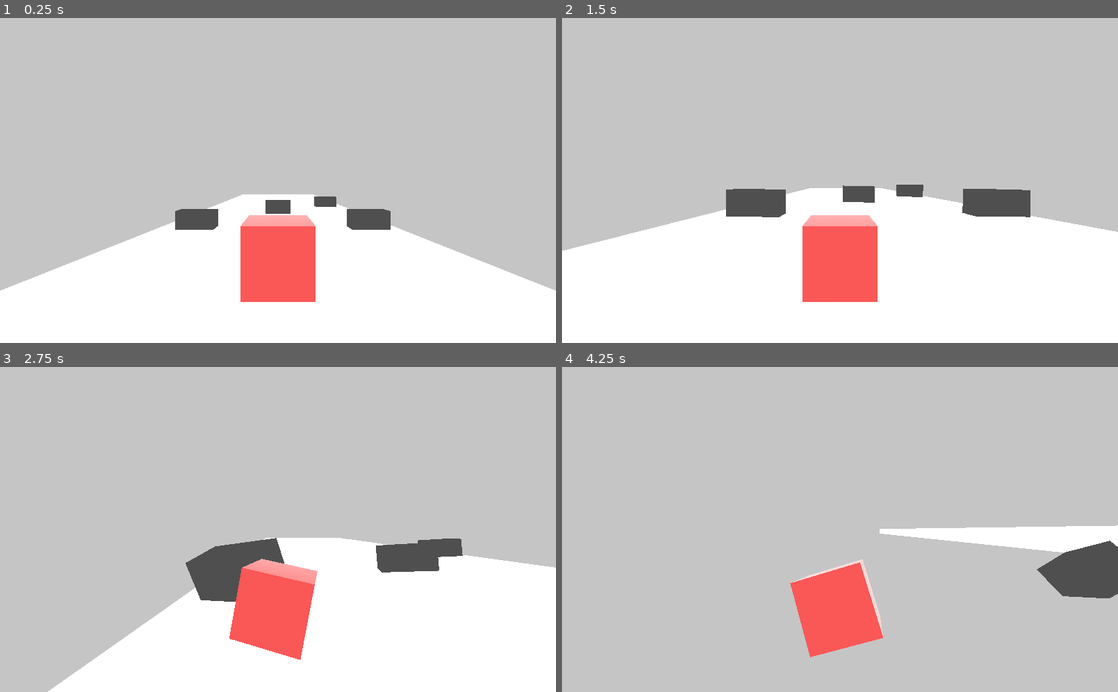
Above: before the commit, frames 1-4 (two rows, left to right).
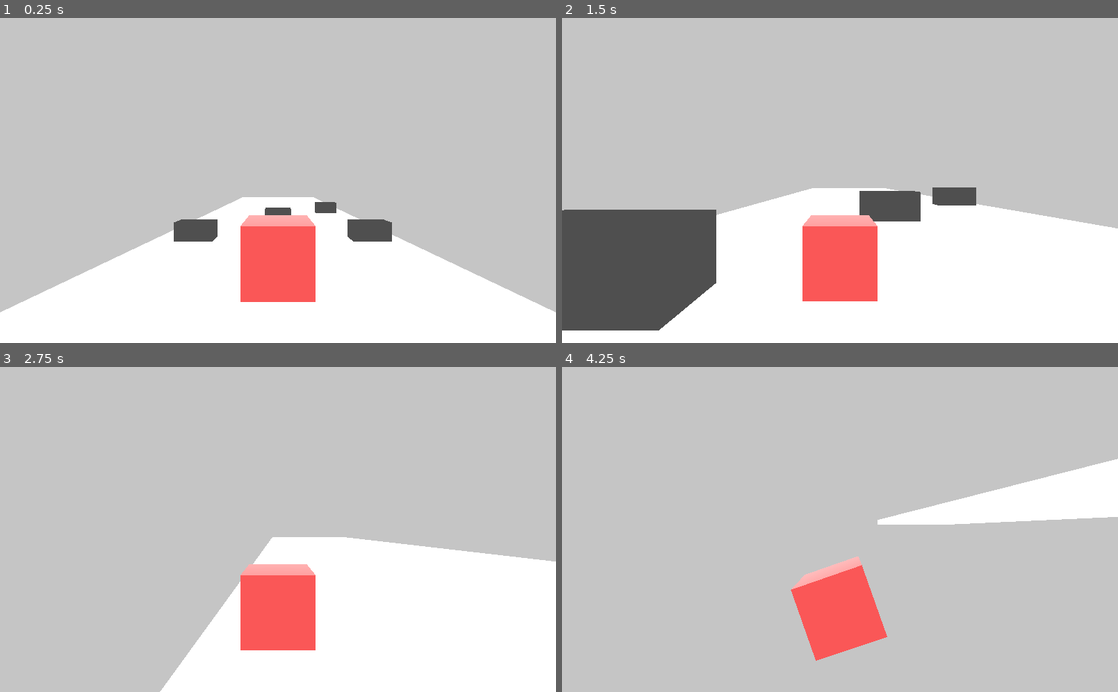
Above: after the commit, the same moments.

Repository: williamsokol/EndlessRunnerGame
Game: Godot game, scene res://MainGame.tscn
Same seed, same stepped clock (60 frames per second), same inputs: the game is played once before the commit and once after it.
Inputs:
- Up to frame 1 (0.25 s): no input
- Up to frame 2 (1.5 s): hold A (a) 0.53-1.28 s; tap D (d) at 0.8, 1.35 s
- Up to frame 3 (2.75 s): tap A (a) at 1.55 s; hold A (a) from 2.03 s (still down); tap D (d) at 2.3 s
- Up to frame 4 (4.25 s): release A (a) at 2.78 s; tap D (d) at 2.85, 3.8 s; tap A (a) at 3.05 s; hold A (a) from 3.53 s (still down)

The runs differ from the first frame. In frame 1, 4.4% of the frame differs, in the area x 0-100%, y 54-91%; in frame 2, 13%, in the area x 0-100%, y 51-97%; in frame 3, 8.5%; in frame 4, 9.1%.

Commit message:
using godot physics engine instead of bullet

Diff:
--- a/MainGame.tscn
+++ b/MainGame.tscn
@@ -14,10 +14,8 @@
 [sub_resource type="BoxShape" id=8]
 
 [sub_resource type="PhysicsMaterial" id=9]
-friction = 0.72
+friction = 0.1
 rough = true
-bounce = 0.04
-absorbent = true
 
 [sub_resource type="CubeMesh" id=6]
 
@@ -37,6 +35,7 @@
 
 [node name="Ground" type="KinematicBody" parent="."]
 transform = Transform( 15, 0, 0, 0, 1, 0, 0, 0, 10000, 0, -0.5, -9980 )
+collision/safe_margin = 1.0
 
 [node name="MeshInstance" type="MeshInstance" parent="Ground"]
 mesh = SubResource( 7 )
@@ -46,14 +45,12 @@
 
 [node name="Player" type="RigidBody" parent="."]
 transform = Transform( 1, 0, 0, 0, 1, 0, 0, 0, 1, 0, 5.659, -4.22 )
-mode = 2
 physics_material_override = SubResource( 9 )
-gravity_scale = 40.0
 contacts_reported = 3
 contact_monitor = true
 can_sleep = false
-angular_damp = 2.0
 script = ExtResource( 1 )
+forwardF = 20
 
 [node name="MeshInstance" type="MeshInstance" parent="Player"]
 mesh = SubResource( 6 )
--- a/Player.gd
+++ b/Player.gd
@@ -28,8 +28,9 @@
 	pass
 func onBodyEntered(body):
 	if(body.is_in_group("Obstacle")):
-		gravity_scale = 20
-		linear_velocity.z = linear_velocity.z/2
+		#mode = MODE_RIGID
+		#gravity_scale = 10
+		#linear_velocity.z = -linear_velocity.z/8
+		#angular_velocity.y = 100
 		forwardF=0
-		mode = MODE_RIGID
 		print(body.name)
--- a/project.godot
+++ b/project.godot
@@ -42,6 +42,7 @@
 [physics]
 
 common/enable_pause_aware_picking=true
+3d/physics_engine="GodotPhysics"
 
 [rendering]
 
